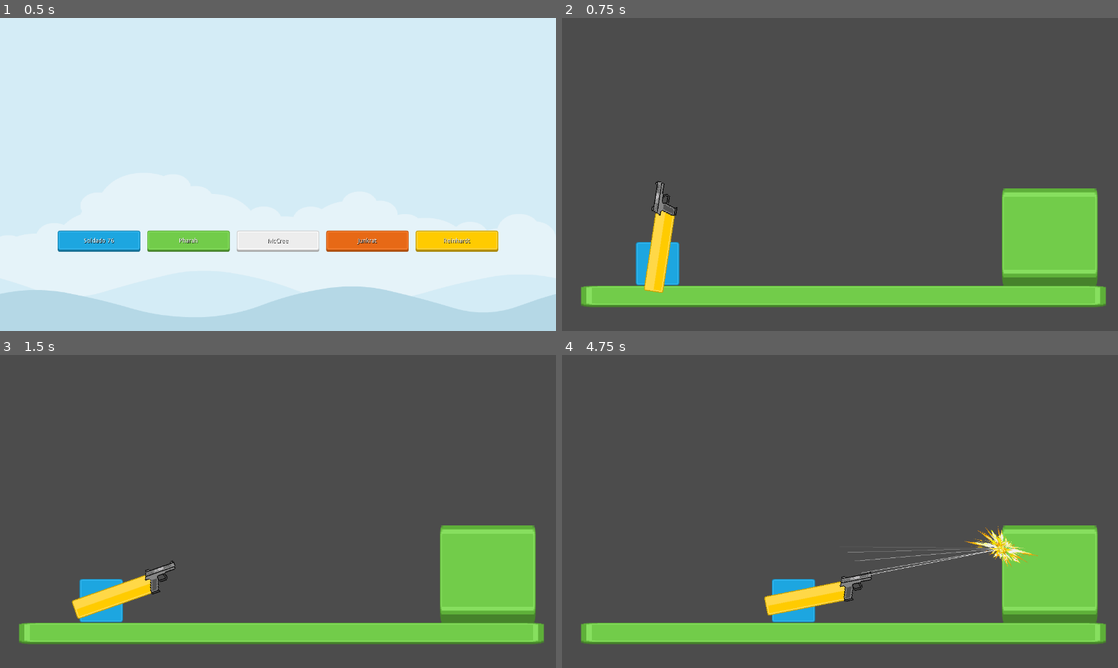
Above: before the commit, frames 1-4 (two rows, left to right).
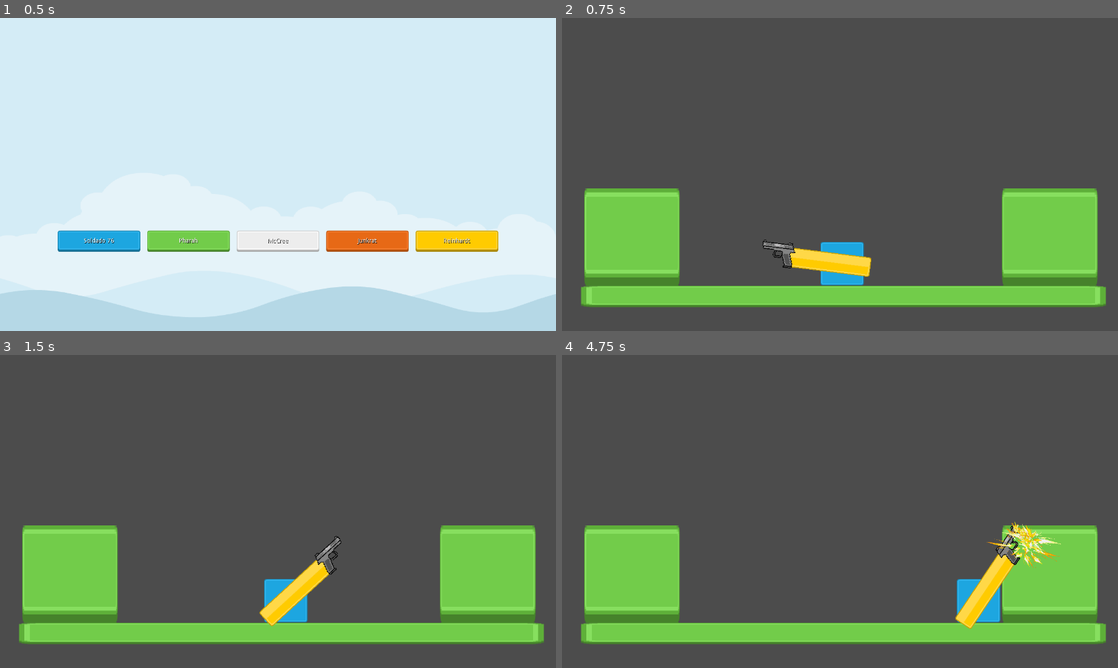
Above: after the commit, the same moments.

Repository: renanstn/godot-overwatch-2d-mechanics
Game: Godot game, scene res://Scenes/GUI/Menu.tscn
The game is run twice, just before and just after one commit, with the same random seed, the same clock (stepped at 60 frames per second) and the same inputs.
Inputs (mouse positions are in pixels of both pictures, inside the frame that each line leads up to):
- Up to frame 1 (0.5 s): no input
- Up to frame 2 (0.75 s): click "Soldado 76" at 0.5 s
- Up to frame 3 (1.5 s): tap Enter at 1.25 s; move the mouse to (400, 495) at 1.27 s; press the mouse at (400, 495) at 1.28 s; hold D (right) from 1.28 s (still down)
- Up to frame 4 (4.75 s): tap Space (jump) at 1.52, 2.27, 3.77, 4.52 s; move the mouse to (728, 527) at 2.02 s; release the mouse at (728, 527) at 2.03 s; click (728, 527) at 2.1 s; move the mouse to (895, 442) at 2.77 s; release D (right) at 2.78 s; hold A (left) 2.78-3.53 s; hold Shift (sprint) 2.78-3.53 s; click (895, 442) at 3.05 s; move the mouse to (812, 574) at 3.52 s; hold D (right) from 3.53 s (still down); click (812, 574) at 3.6 s; move the mouse to (1006, 558) at 4.27 s; press the mouse at (1006, 558) at 4.28 s

Frame 1 is identical in both runs. In frame 2, 7.1% of the frame differs, in the area x 4-56%, y 52-88%; in frame 3, 7.6%; in frame 4, 9.6%, in the area x 4-90%, y 53-88%.

Commit message:
Implementada variável de spread fire!

Diff:
--- a/src/Scenes/Characters/Soldado76.tscn
+++ b/src/Scenes/Characters/Soldado76.tscn
@@ -47,8 +47,9 @@
 empty_bullets_sound_path = NodePath("EmptySound")
 reload_sound_path = NodePath("ReloadSound")
 parent_node = NodePath("../../..")
+spread_rate = 0.5
 recoil_time = 0.1
-max_bullets = 20
+max_bullets = 200
 reload_time = 1.5
 
 [node name="Sprite" type="Sprite" parent="ArmPointingToMouse2D/Gun2/Weapon"]
--- a/src/Scenes/Test.tscn
+++ b/src/Scenes/Test.tscn
@@ -38,5 +38,20 @@
 visible = false
 shape = SubResource( 1 )
 
+[node name="Platform3" type="StaticBody2D" parent="."]
+editor/display_folded = true
+position = Vector2( 161.166, 504.016 )
+scale = Vector2( 1.16, 4.56 )
+__meta__ = {
+"_edit_group_": true
+}
+
+[node name="Sprite" type="Sprite" parent="Platform3"]
+texture = ExtResource( 1 )
+
+[node name="CollisionShape2D" type="CollisionShape2D" parent="Platform3"]
+visible = false
+shape = SubResource( 1 )
+
 [node name="BasicMovement2D" parent="." instance=ExtResource( 2 )]
-position = Vector2( 220, 560 )
+position = Vector2( 645.457, 552.968 )
--- a/src/Scripts/Nodes/Weapon.gd
+++ b/src/Scripts/Nodes/Weapon.gd
@@ -11,6 +11,7 @@
 export var parent_node : NodePath
 
 export (int, "Automatic", "SemiAutomatic", "Missile") var gun_type
+export (float, 0, 1) var spread_rate
 export (float, 0, 5) var recoil_time
 export (int, 1, 1000) var max_bullets
 export (float, 0, 10) var reload_time
@@ -48,20 +49,24 @@
 
 func _process(delta):
 	if gun_type == 0: # Automatic
-		if Input.is_action_pressed("fire"):
-			if can_fire and bullets > 0:
+		# Fire
+		if can_fire and Input.is_action_pressed("fire"):
+			if bullets > 0:
 				shoot()
 			else:
-				can_not_shoot()
+				empty_bullets()
+		# Reload
 		if Input.is_action_just_pressed("reload") and not reloading:
 			reload_start()
 
 	elif gun_type == 1: # Semi automatic
-		if Input.is_action_just_pressed("fire"):
-			if can_fire and bullets > 0:
+		# Fire
+		if can_fire and Input.is_action_just_pressed("fire"):
+			if bullets > 0:
 				shoot()
 			else:
-				can_not_shoot()
+				empty_bullets()
+		# Reload
 		if Input.is_action_just_pressed("reload") and not reloading:
 			reload_start()
 
@@ -70,16 +75,23 @@
 				if can_fire and bullets > 0:
 					pass
 
-func adjust_raycast_size() -> void:
-	var size_screen : Vector2 = get_viewport().get_visible_rect().size
-	raycast.set_cast_to(Vector2(0, size_screen.x))
-
 func create_raycast() -> void:
 	raycast = RayCast2D.new()
 	raycast.position = fire_point.position
 	raycast.rotation_degrees = -90
 	raycast.enabled = true
 	add_child(raycast)
+
+func adjust_raycast_size() -> void:
+	var size_screen : Vector2 = get_viewport().get_visible_rect().size
+	raycast.set_cast_to(Vector2(0, size_screen.x))
+
+func spread_bullet() -> void:
+	# 22.5 degrees it's half of 45. 45 It's the max spread allowed.
+	var spread_angle : float = 22.5 * spread_rate
+	# Reset raycast angle before each fire.
+	raycast.rotation_degrees = -90
+	raycast.rotation_degrees += rand_range(-spread_angle, spread_angle)
 
 func create_timer(time : float,  callback : String) -> Timer:
 	var timer = Timer.new()
@@ -89,7 +101,6 @@
 	add_child(timer)
 	return timer
 
-
 func shoot() -> void:
 	fire_sound.play()
 	emit_signal("shoot")
@@ -97,6 +108,7 @@
 	bullets -= 1
 	can_fire = false
 	recoil_timer.start()
+	spread_bullet()
 	var hit_something = raycast.get_collider()
 	if hit_something:
 		var collision_point = raycast.get_collision_point()
@@ -114,7 +126,7 @@
 	reload_sound.play()
 	emit_signal("reloading")
 
-func can_not_shoot() -> void:
+func empty_bullets() -> void:
 	empty_bullets_sound.play()
 	emit_signal("no_bullets")
 
